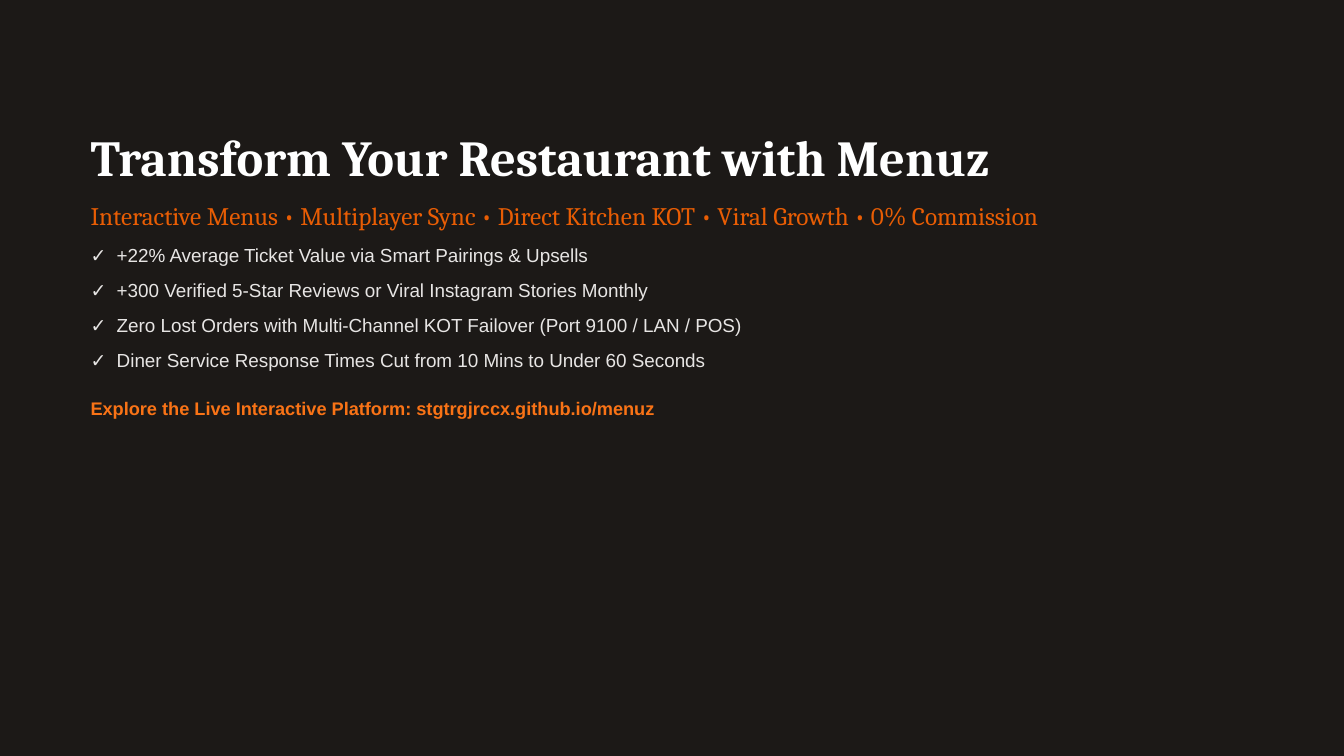
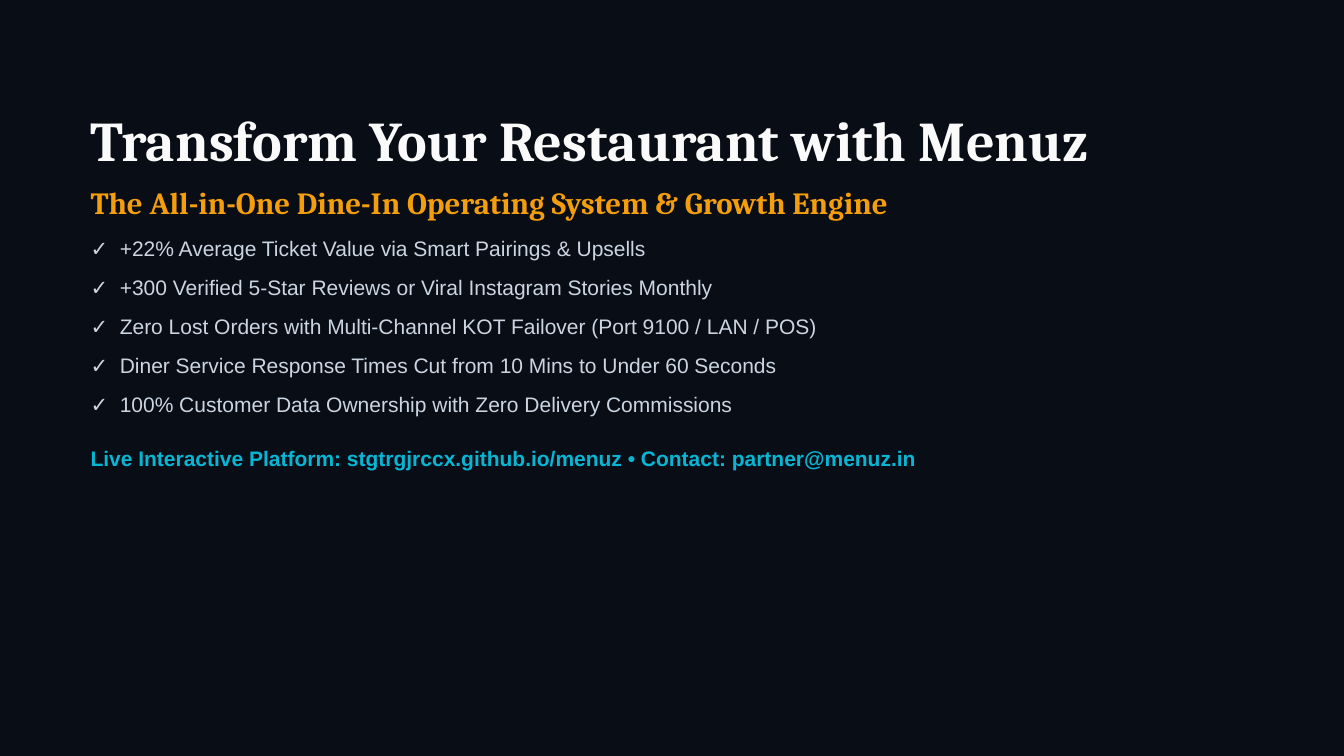
Before and after one commit to Stgtrgjrccx/menuz, a slide deck: slide 18 of public/menuz_executive_pitch_deck.pptx (slide 16 before the commit). Drawn at 1344x756 pixels with LibreOffice and Linux fonts; fonts in the diff are those of the drawing. Boxes give left, top, right and bottom in pixels: in the first picture for what was removed or moved away, otherwise in the second. Text is boxed around its words. In the diff, an @@ line names an element or a change of style, - is before the commit and + after.

```diff
--- a/public/menuz_executive_pitch_deck.pptx
+++ b/public/menuz_executive_pitch_deck.pptx
@@ rectangle at [0, 0, 1344, 756]: fill #1C1917 to #090D16 @@
@@ text "Transform Your Restaurant with Menuz": place and size @@
-text "Transform Your Restaurant with Menuz" at [91, 140, 1038, 419]
+text "Transform Your Restaurant with Menuz" at [91, 121, 1089, 470]
@@ text at [91, 121, 1089, 378]: size 36 to 40 pt, text colour #FFFFFF to #FAFAFA in "Transform Your Restaurant with Menuz"; size 13.5 to 15 pt, text colour #E7E5E4 to #CBD5E1 in "✓ +22% Average Ticket Value via Smart ...", "✓ +300 Verified 5-Star Reviews or Viral ...", "✓ Zero Lost Orders with Multi-Channel KOT ...", "✓ Diner Service Response Times Cut from ..."; more space between paragraphs @@
@@ text at [91, 192, 887, 221]: text changed; size 18 to 22 pt; text colour #E85D04 to #F59E0B; bold on @@
-Interactive Menus • Multiplayer Sync • Direct Kitchen KOT • Viral Growth • 0% Commission
+The All-in-One Dine-In Operating System & Growth Engine
@@ text at [91, 396, 916, 470]: text changed; size 13 to 15 pt; text colour #F97316 to #06B6D4 @@
-Explore the Live Interactive Platform: stgtrgjrccx.github.io/menuz
+✓ 100% Customer Data Ownership with Zero Delivery Commissions
+Live Interactive Platform: stgtrgjrccx.github.io/menuz • Contact: partner@menuz.in
```
Also in this commit, not shown: 9 other slides changed, 8 slides added, 6 slides removed, 7 other files.
